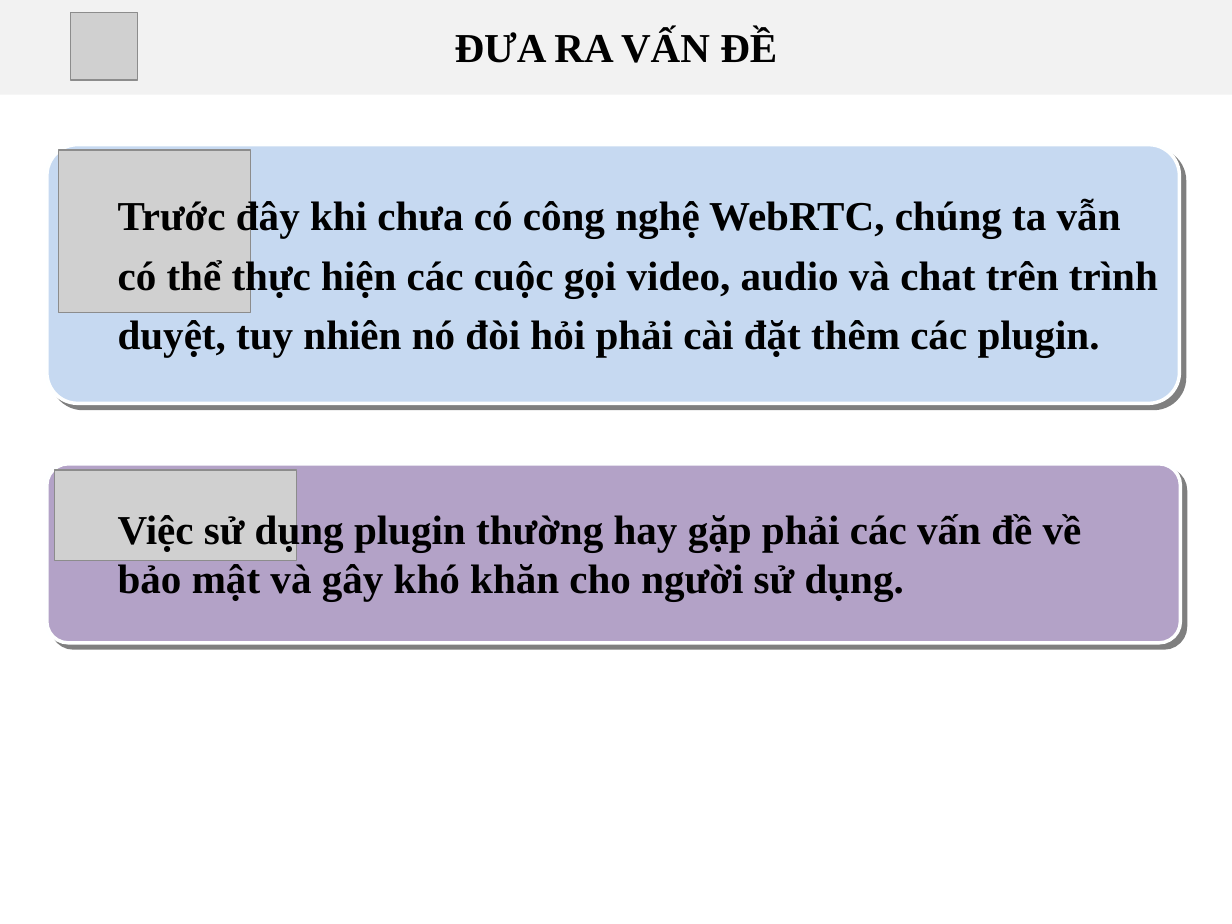
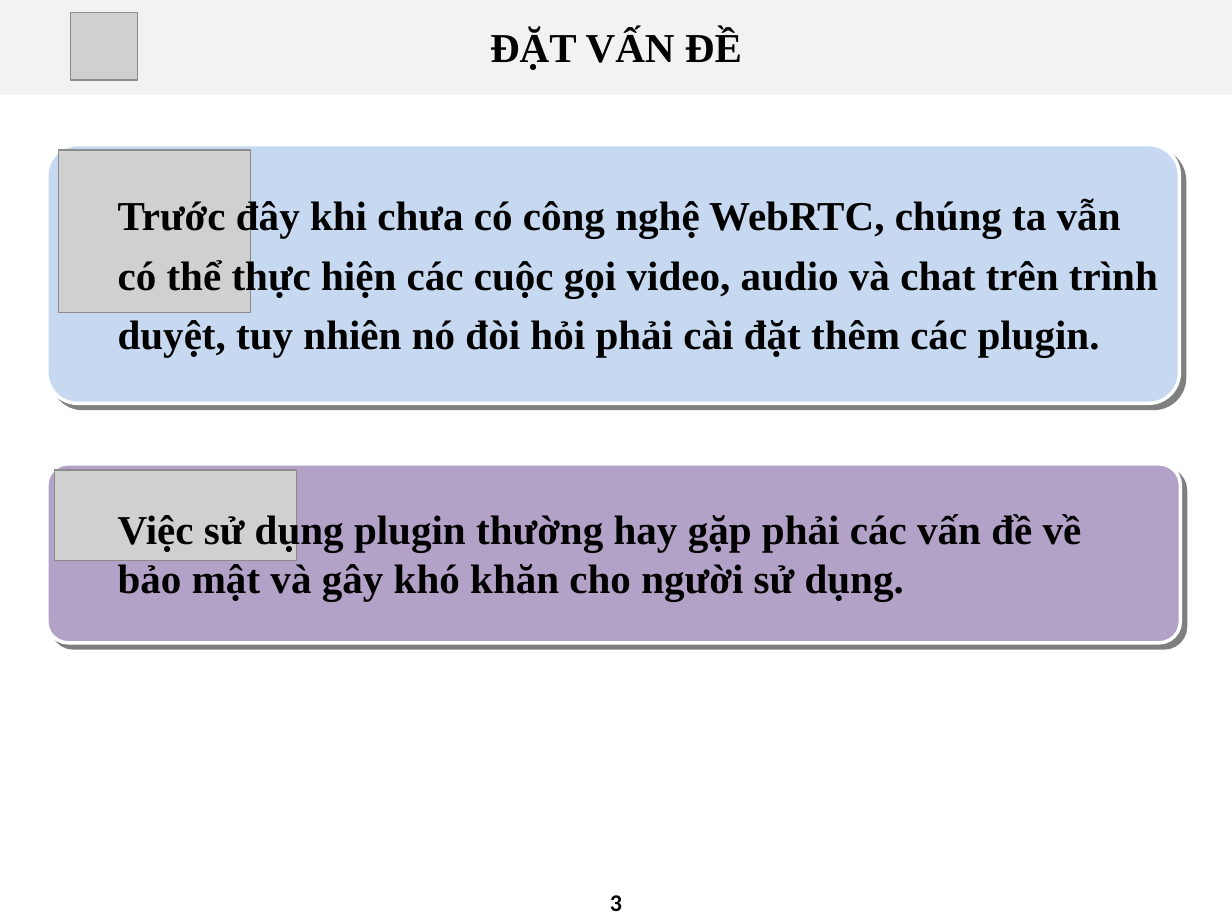
Before and after one commit to tinhphandotco/webrtc, a slide deck: slide 3 of baocao/BaoCao_DATN_TranThongThanhLuan.pptx. Drawn at 1232x924 pixels with LibreOffice and Linux fonts; fonts in the diff are those of the drawing; grey boxes stand for pictures; background and template pictures are left out. Boxes give left, top, right and bottom in pixels: in the first picture for what was removed or moved away, otherwise in the second. Text is boxed around its words. In the diff, an @@ line names an element or a change of style, - is before the commit and + after.

```diff
--- a/baocao/BaoCao_DATN_TranThongThanhLuan.pptx
+++ b/baocao/BaoCao_DATN_TranThongThanhLuan.pptx
@@ text in rectangle at <box>490,30,742,70</box>: text changed @@
-ĐƯA RA VẤN ĐỀ
+ĐẶT VẤN ĐỀ
@@ page number added at <box>610,895,622,911</box>, 14 pt, text #000000, bold @@
+3
```
Also in this commit, not shown: 15 other slides changed, 12 other files.
